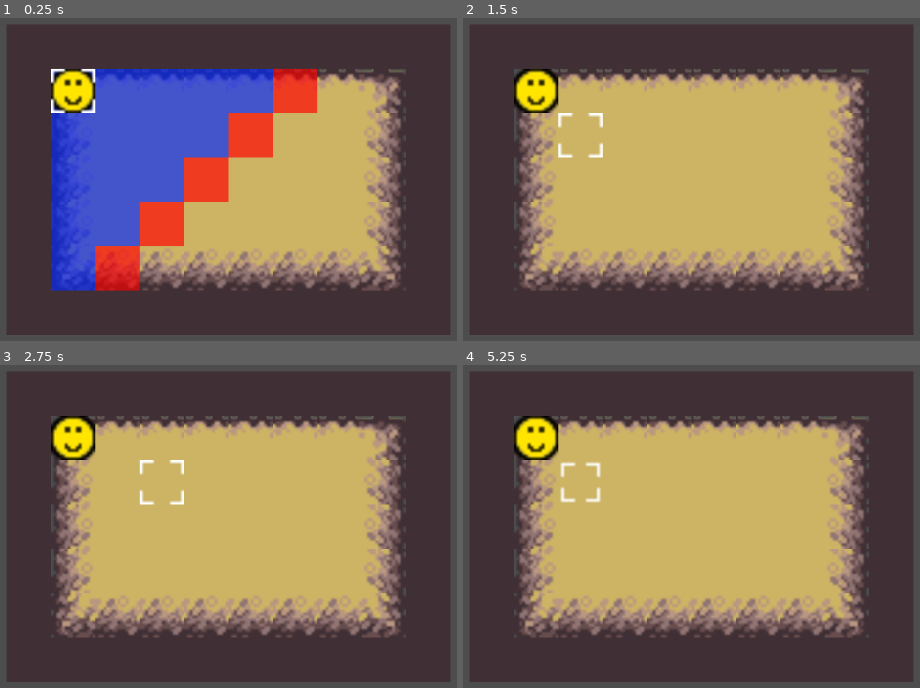
Above: before the commit, frames 1-4 (two rows, left to right).
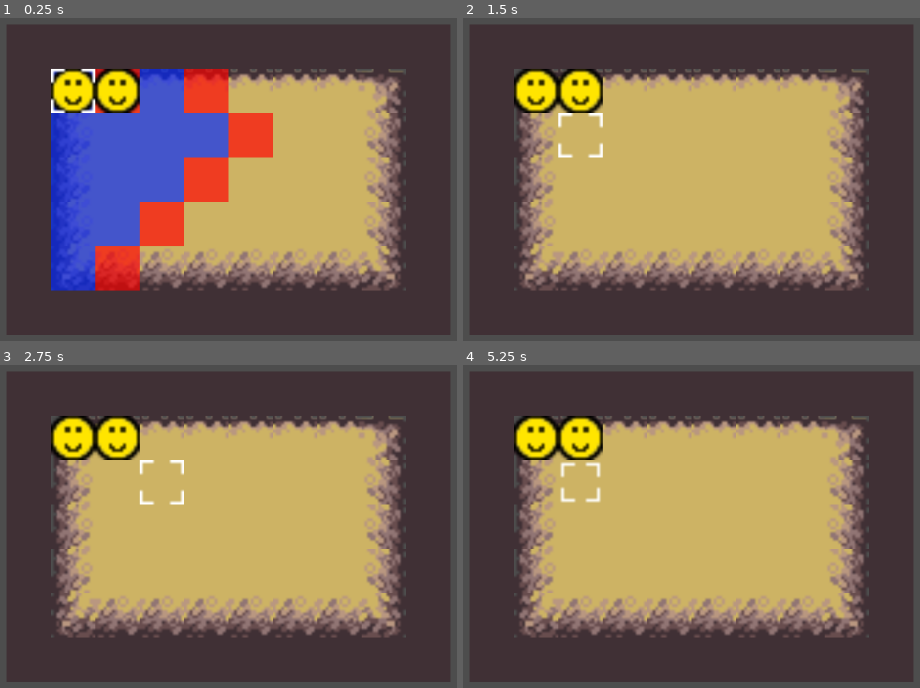
Above: after the commit, the same moments.

Repository: JonasBachmeier-UNI/GameEngineering
Game: Godot game, scene res://test.tscn
Same seed, same stepped clock (60 frames per second), same inputs: the game is played once before the commit and once after it.
Inputs:
- Up to frame 1 (0.25 s): no input
- Up to frame 2 (1.5 s): hold Right (ui_right) 0.53-1.28 s; tap Space (ui_select) at 0.6, 0.77, 1.07, 1.35 s; tap Enter at 1.25 s; hold Down (ui_down) from 1.28 s (still down)
- Up to frame 3 (2.75 s): tap Space (ui_select) at 1.52, 1.82, 2.1 s; release Down (ui_down) at 2.03 s; hold Right (ui_right) from 2.03 s (still down)
- Up to frame 4 (5.25 s): release Right (ui_right) at 2.78 s; hold Up (ui_up) 2.78-3.53 s; tap Space (ui_select) at 2.85, 3.02, 3.32, 3.6, 3.77, 4.07, 4.25, 4.35, 4.52, 4.82, 5.1 s; hold Left (ui_left) 3.53-5.03 s; tap Escape (ui_cancel) at 4.15 s; hold Down (ui_down) from 5.03 s (still down)

The runs differ from the first frame. In frame 1, 5.3% of the frame differs, in the area x 20-70%, y 15-30%; in frame 2, 1.3%; in frame 3, 1.3%; in frame 4, 1.3%.

Commit message:
KI funktioniert teilweise
Züge werden gleichzeitig ausgeführt/Gegnerphase sofort beendet

Diff:
--- a/nohonoramongthieves/Scripts/GameLogic/unit.gd
+++ b/nohonoramongthieves/Scripts/GameLogic/unit.gd
@@ -72,13 +72,13 @@
 	var gb_pos = Vector2i(x_coord, y_coord)
 	var tml_pos = gameboard.grid_to_tml_coords(gb_pos)
 	global_position = tml.map_to_local(tml_pos)
-
-
-func _on_game_board_matrix_ready(value: Variant) -> void:
+	print(self)
+
+
+func on_game_board_matrix_ready(value: Variant) -> void:
 	base_grid = value
 	grid = value
-	var tml_vec = gameboard.grid_to_tml_coords(Vector2i(x_coord, y_coord))
-	global_position = tml.map_to_local(tml_vec)
+	current_pos_to_tml()
 	## TODO:
 	# Koordinaten der Gegner mit ENEMY_POSITION_VALUE belegen
 	# Verbündete auf 999
@@ -89,38 +89,45 @@
 
 ## Setzt Gegner und Verbündete auf das Grid
 func update_board():
-	grid = base_grid
+	grid = base_grid.duplicate(true)
 	var enemy_positions = []
 	var ally_positions = []
 
 	for unit in units:
-		position = gameboard.grid_to_tml_coords(Vector2i(unit.x_coord, unit.y_coord))
+		var x_test = unit.x_coord
+		var y_test = unit.y_coord
+		var test_position = Vector2i(x_test, y_test)
 		if unit.is_enemy != self.is_enemy:
-			enemy_positions.append(position)
+			enemy_positions.append(test_position)
 		else:
-			ally_positions.append(position)
-
+			ally_positions.append(test_position)
 	for enemy_position in enemy_positions:
 		set_grid_value(enemy_position[0], enemy_position[1], ENEMY_POSITION_VALUE)
 
 	for ally_position in ally_positions:
 		set_grid_value(ally_position[0], ally_position[1], 999)
 
+	astar = create_astar_for_grid()
+
 
 
 func get_cells_in_range():
+
+	update_units()
+	update_board()
 
 	in_move_range = []
 	in_attack_range = []
 
 	# überprüfen, wie weit man gehen kann
 	var move_count = 0
-	var check_next = [[[x_coord, y_coord]]]
-
-	in_move_range.append([x_coord, y_coord])
+	var x_test = x_coord
+	var y_test = y_coord
+	var check_next = [[[x_test, y_test]]]
+
+	in_move_range.append([x_test, y_test])
 	# schon geprüfte Felder
 	var checked = []
-
 	while move_count <= move_range - moved_count:
 
 		# Alle im nächsten Zug erreichbare Felder
@@ -256,6 +263,7 @@
 func set_grid_value(x, y, value):
 	grid[y][x] = value
 
+
 func print_grid():
 	for x in grid:
 		print(x)
@@ -317,8 +325,9 @@
 	if !is_moving:
 		return
 
-	if path_follow.progress_ratio >= 1:
+	if path_follow.progress_ratio >= 1 and is_moving:
 		is_moving = false
+		curve.clear_points()
 		emit_signal("path_completed")
 		return
 
@@ -339,8 +348,9 @@
 	var path = get_global_positions_from_path(grid_path)
 	set_path(path)
 	moved_count += len(path)-1
-	print(moved_count)
 	start_movement()
+	x_coord = new_x
+	y_coord = new_y
 
 ## TODO: Test
 func move_to_enemy(enemy_x, enemy_y):
@@ -356,6 +366,7 @@
 
 
 func ai_move():
+	print("ANFANG: ", self)
 	update_units()
 	var shortest_path = []
 	var target_unit = null
@@ -368,26 +379,34 @@
 				target_unit = unit
 				shortest_path = path_to_unit
 
-	if shortest_path == []:
+	print("ENDE FOR")
+
+	if len(shortest_path) <= 1:
 		wait_for_next_turn()
 		return
 
-	if len(shortest_path) <= move_range-moved_count:
-		var path = get_global_positions_from_path(shortest_path.pop_back())
+	if len(shortest_path) <= move_range-moved_count+1:
+		var path_help = shortest_path.slice(0, len(shortest_path)-1)
+		var path = get_global_positions_from_path(path_help)
 		set_path(path)
 		moved_count += len(path)-1
 		start_movement()
+		x_coord = path_help[-1][0]
+		y_coord = path_help[-1][1]
 		attack_unit(target_unit)
 		return
 
 	var counter = 0
+	print("VOR RESIZE")
 	shortest_path.resize(move_range-moved_count)
-	set_path(shortest_path)
+	var path = get_global_positions_from_path(shortest_path)
+	set_path(path)
 	moved_count += len(shortest_path)-1
 	start_movement()
-	while path_follow.progress_ratio < 1:
-		pass
+	x_coord = shortest_path[-1][0]
+	y_coord = shortest_path[-1][1]
 	wait_for_next_turn()
+	print("ENDE")
 
 
 func can_attack_field(x, y):
--- a/nohonoramongthieves/cursor.gd
+++ b/nohonoramongthieves/cursor.gd
@@ -208,17 +208,16 @@
 
 func reset_selection():
 	print("Auswahl zurückgenommen")
-	selected_unit.clear_overlay()
+	if selected_unit != null:
+		selected_unit.clear_overlay()
 	did_select_unit = false
 	selected_unit = null
 	hovering_check()
 
 
 func _on_unit_path_completed() -> void:
-	selected_unit.x_coord = x_pos
-	selected_unit.y_coord = y_pos
+	reset_selection()
 	is_active = true
-	reset_selection()
 	emit_signal("update_board")
 	update_units()
 
--- a/nohonoramongthieves/game_manager.gd
+++ b/nohonoramongthieves/game_manager.gd
@@ -9,6 +9,7 @@
 
 signal player_turn
 signal enemy_turn
+signal new_turn
 
 func _ready() -> void:
 	update_units()
@@ -38,11 +39,12 @@
 func ai_turn():
 	for unit in enemy_units:
 		unit.ai_move()
+	start_next_turn()
 
 
 func start_next_turn():
+	emit_signal("new_turn")
 	turn_count += 1
-	update_units()
 	for unit in units:
 		unit.moved_count = 0
 		unit.has_moved = false
@@ -58,4 +60,5 @@
 		## AI Turn
 		is_player_turn = false
 		emit_signal("enemy_turn")
+		ai_turn()
 		pass
--- a/nohonoramongthieves/test.tscn
+++ b/nohonoramongthieves/test.tscn
@@ -1,13 +1,13 @@
-[gd_scene load_steps=19 format=4 uid="uid://b63yit1cu4gvl"]
+[gd_scene load_steps=18 format=4 uid="uid://b63yit1cu4gvl"]
 
 [ext_resource type="Script" path="res://Scripts/GameLogic/game_board.gd" id="1_pdsm0"]
-[ext_resource type="Script" path="res://Scripts/GameLogic/unit.gd" id="2_2tyed"]
 [ext_resource type="Texture2D" uid="uid://ch6p6faml6exn" path="res://assets/Tileset/cave.png" id="2_wyglw"]
 [ext_resource type="Texture2D" uid="uid://bfseogyh6my87" path="res://assets/Unit/walkable_tile.png" id="3_p4v44"]
 [ext_resource type="Texture2D" uid="uid://dygywwf8t2fjm" path="res://assets/Unit/attackable_tile.png" id="4_kcg2a"]
 [ext_resource type="Texture2D" uid="uid://dl7vtvav0ny0r" path="res://assets/highlighted/highlight_tile.png" id="4_t07s4"]
-[ext_resource type="Texture2D" uid="uid://l31kxdyrswdc" path="res://assets/Unit/test.png" id="4_yitvx"]
+[ext_resource type="Script" path="res://unit_manager.gd" id="5_177xh"]
 [ext_resource type="Texture2D" uid="uid://c6peupm1b2ju4" path="res://assets/highlighted/tile_highlighted_2.png" id="5_ut7o1"]
+[ext_resource type="PackedScene" uid="uid://1tu0ew23kxa2" path="res://unit.tscn" id="6_0du6g"]
 [ext_resource type="Script" path="res://cursor.gd" id="6_qbh61"]
 [ext_resource type="Script" path="res://game_manager.gd" id="10_jqmi4"]
 
@@ -93,8 +93,6 @@
 sources/0 = SubResource("TileSetAtlasSource_s85b1")
 sources/1 = SubResource("TileSetAtlasSource_8l7nb")
 
-[sub_resource type="Curve2D" id="Curve2D_eoxen"]
-
 [sub_resource type="SpriteFrames" id="SpriteFrames_kfbps"]
 animations = [{
 "frames": [{
@@ -126,19 +124,13 @@
 tile_set = SubResource("TileSet_7516k")
 
 [node name="Units" type="Node" parent="GameBoard"]
+script = ExtResource("5_177xh")
 
-[node name="Unit" type="Path2D" parent="GameBoard/Units"]
-curve = SubResource("Curve2D_eoxen")
-script = ExtResource("2_2tyed")
-x_coord = 1
-y_coord = 1
-move_range = 4
+[node name="Unit" parent="GameBoard/Units" instance=ExtResource("6_0du6g")]
 
-[node name="PathFollow2D" type="PathFollow2D" parent="GameBoard/Units/Unit"]
-rotates = false
-
-[node name="Sprite2D" type="Sprite2D" parent="GameBoard/Units/Unit/PathFollow2D"]
-texture = ExtResource("4_yitvx")
+[node name="Unit2" parent="GameBoard/Units" instance=ExtResource("6_0du6g")]
+is_enemy = true
+x_coord = 2
 
 [node name="Cursor" type="AnimatedSprite2D" parent="GameBoard"]
 sprite_frames = SubResource("SpriteFrames_kfbps")
@@ -149,10 +141,15 @@
 [node name="GameManager" type="Node" parent="."]
 script = ExtResource("10_jqmi4")
 
-[connection signal="matrix_ready" from="GameBoard" to="GameBoard/Units/Unit" method="_on_game_board_matrix_ready"]
+[connection signal="matrix_ready" from="GameBoard" to="GameBoard/Units" method="_on_game_board_matrix_ready"]
 [connection signal="matrix_ready" from="GameBoard" to="GameBoard/Cursor" method="_on_game_board_matrix_ready"]
 [connection signal="path_completed" from="GameBoard/Units/Unit" to="GameBoard/Cursor" method="_on_unit_path_completed"]
 [connection signal="path_started" from="GameBoard/Units/Unit" to="GameBoard/Cursor" method="_on_unit_path_started"]
-[connection signal="update_board" from="GameBoard/Cursor" to="GameBoard/Units/Unit" method="_on_cursor_update_board"]
+[connection signal="path_completed" from="GameBoard/Units/Unit2" to="GameBoard/Cursor" method="_on_unit_path_completed"]
+[connection signal="path_started" from="GameBoard/Units/Unit2" to="GameBoard/Cursor" method="_on_unit_path_started"]
 [connection signal="enemy_turn" from="GameManager" to="GameBoard/Cursor" method="_on_game_manager_enemy_turn"]
+[connection signal="new_turn" from="GameManager" to="GameBoard/Units" method="_on_game_manager_new_turn"]
 [connection signal="player_turn" from="GameManager" to="GameBoard/Cursor" method="_on_game_manager_player_turn"]
+
+[editable path="GameBoard/Units/Unit"]
+[editable path="GameBoard/Units/Unit2"]
--- /dev/null
+++ b/nohonoramongthieves/unit_manager.gd
@@ -0,0 +1,17 @@
+extends Node
+
+var units = []
+var base_grid = []
+
+func _ready() -> void:
+	units = get_children()
+
+func place_units(grid):
+	for unit in units:
+		unit.on_game_board_matrix_ready(grid)
+		unit.current_pos_to_tml()
+
+
+func _on_game_board_matrix_ready(value: Variant) -> void:
+	base_grid = value
+	place_units(value)
Not shown: 2 places in nohonoramongthieves/unit.tscn that only renumber resources
